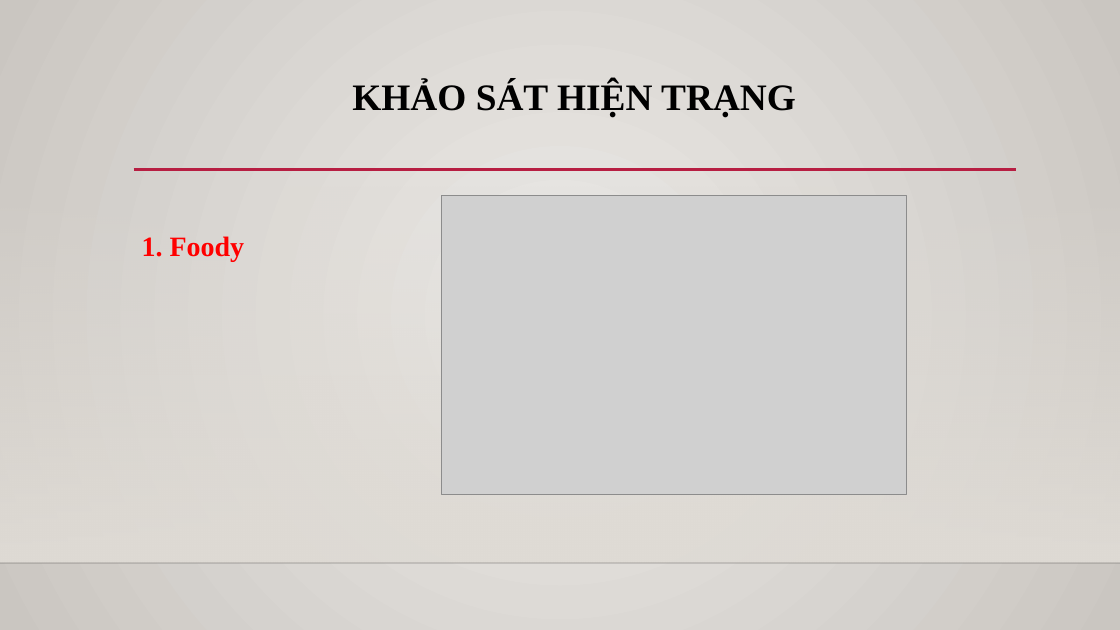
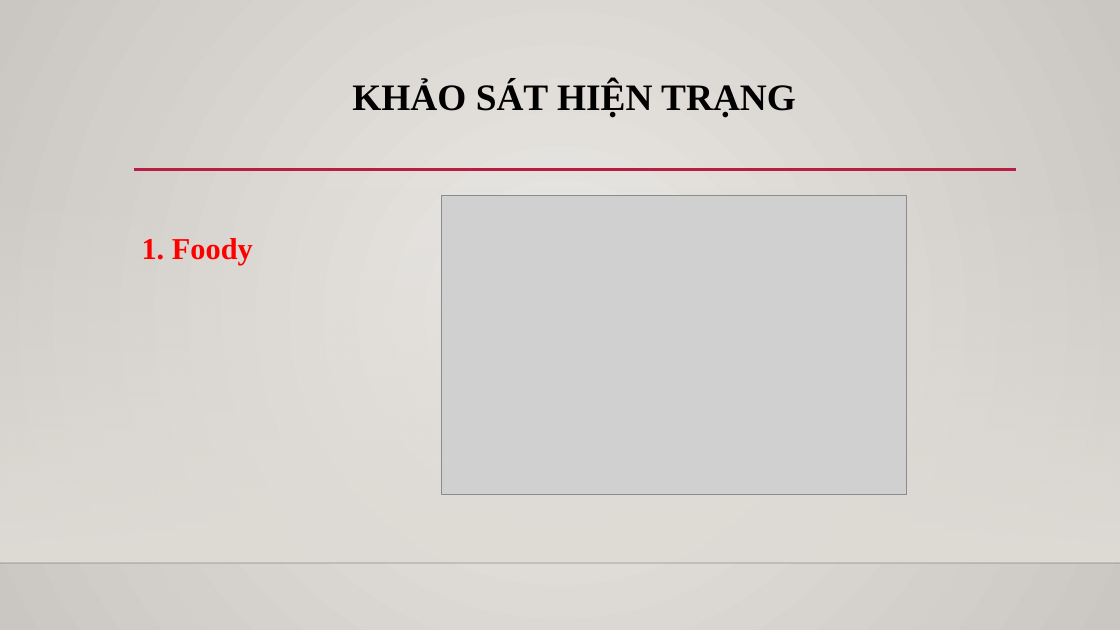
Before and after one commit to thecuong/timquanan, a slide deck: slide 3 of SlideThuyetTrinh.pptx. Drawn at 1120x630 pixels with LibreOffice and Linux fonts; fonts in the diff are those of the drawing; grey boxes stand for pictures; background and template pictures are left out. Boxes give left, top, right and bottom in pixels: in the first picture for what was removed or moved away, otherwise in the second. Text is boxed around its words. In the diff, an @@ line names an element or a change of style, - is before the commit and + after.

```diff
--- a/SlideThuyetTrinh.pptx
+++ b/SlideThuyetTrinh.pptx
@@ text "1. Foody" at [142,238,253,265]: size 24 to 26 pt @@
```
Also in this commit, not shown: 4 other slides changed, 1 other file.
